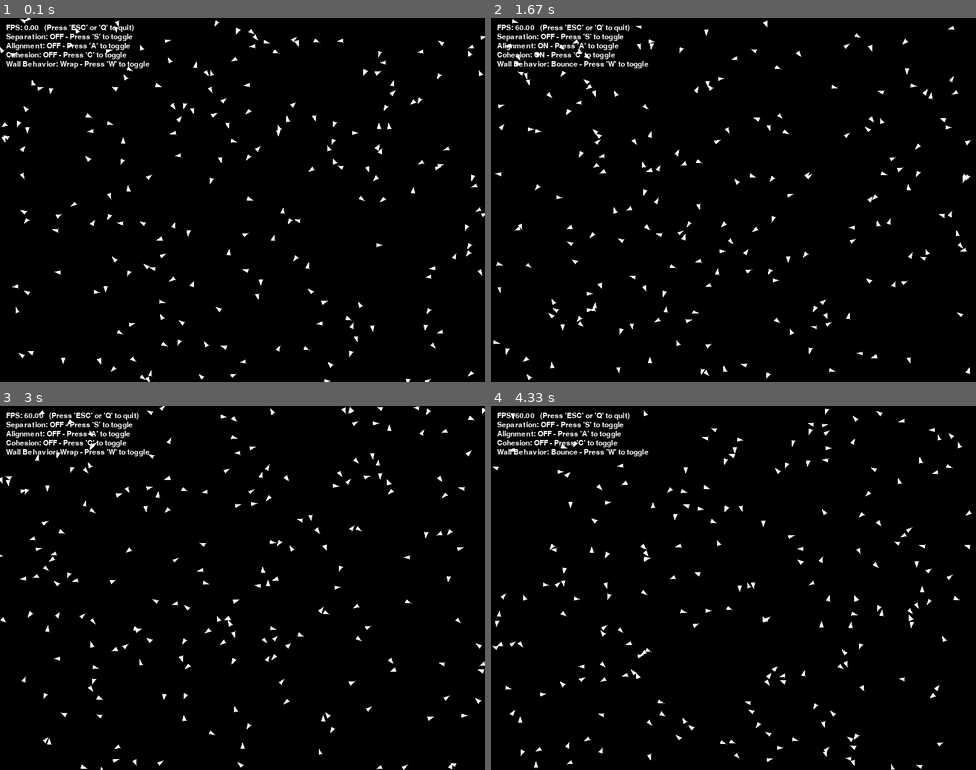
Above: before the commit, frames 1-4 (two rows, left to right).
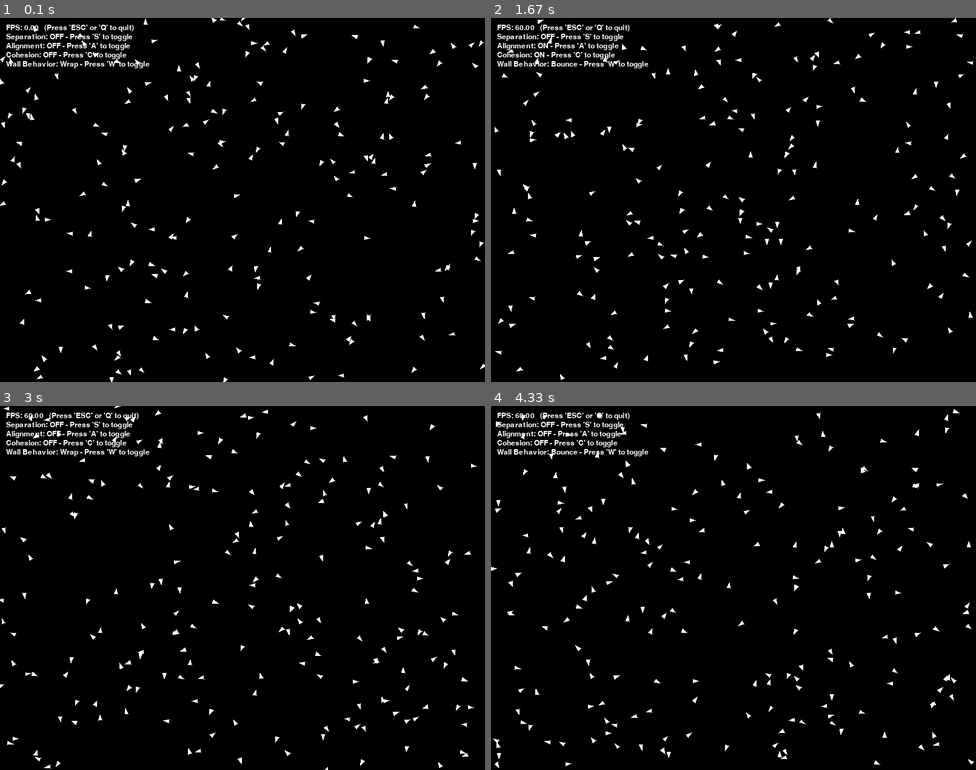
Above: after the commit, the same moments.

Repository: Krishnabansal2006/lab8-pygame
Game: pygame game, started from boids_exam.py
The game is run twice, just before and just after one commit, with the same random seed, the same clock (stepped at 60 frames per second) and the same inputs.
Inputs:
- Up to frame 1 (0.1 s): no input
- Up to frame 2 (1.67 s): tap C at 0.33 s; hold W 0.67-1.13 s; hold A from 1.17 s (still down)
- Up to frame 3 (3 s): release A at 1.7 s; hold S 1.73-2.03 s; tap C at 1.88 s; hold A 2.07-2.47 s; hold W 2.5-2.87 s; hold S from 2.9 s (still down)
- Up to frame 4 (4.33 s): tap C at 3.05, 4.28 s; release S at 3.27 s; hold A 3.3-3.77 s; hold W 3.8-4.1 s; hold A from 4.13 s (still down)

The runs differ from the first frame. In frame 1, 2.9% of the frame differs, in the area x 0-100%, y 0-100%; in frame 2, 2.9%; in frame 3, 2.9%; in frame 4, 3.0%.

Commit message:
q12 - boids: separation

Diff:
--- a/boids_exam.py
+++ b/boids_exam.py
@@ -64,7 +64,16 @@
 
     # TODO: Implement speed clamping to ensure boids don't exceed max speed
     def _clampSpeed(self) -> None:
-        pass
+        """Helper to keep velocity within Config limits."""
+        current_speed = math.hypot(self.vx, self.vy)
+        if current_speed > config.BOID_SPEED_MAX:
+            factor = config.BOID_SPEED_MAX / current_speed
+            self.vx *= factor
+            self.vy *= factor
+        elif current_speed < config.BOID_SPEED_MIN:
+            factor = config.BOID_SPEED_MIN / current_speed
+            self.vx *= factor
+            self.vy *= factor
 
     # TODO: Implement Screen Wrapping
     # Screen wrapping: if a boid goes off one edge of the screen,
@@ -117,6 +126,26 @@
     # Then sum these vectors to get the overall separation steering force.
     def _separation(self, boids: List["Boid"]) -> pygame.Vector2:
         steer: pygame.Vector2 = pygame.Vector2(0, 0)
+        count: int = 0
+
+        for other in boids:
+            if other is self:
+                continue
+
+            # Calculate distance between boids
+            distance = math.hypot(self.x - other.x, self.y - other.y)
+
+            # Check if the other boid is within separation range
+            if 0 < distance < config.SEPARATION_DISTANCE:
+                # Vector pointing away from neighbor
+                diff = pygame.Vector2(self.x - other.x, self.y - other.y)
+                # Weight by inverse distance (stronger push when closer)
+                diff /= distance
+                steer += diff
+                count += 1
+
+        if count > 0:
+            steer /= count # Average the steering force
         return steer
 
     # Alignment: steer toward the average direction of nearby boids:
@@ -138,36 +167,42 @@
         return steer
 
     # TODO: Use _random_steer, _separation, _alignment and _cohesion in update()
-    def update(self, boids: List["Boid"], dt: int) -> None:
-        # dt is in milliseconds, convert to seconds for physics calculations, when applying steering forces
-        # and the speed which are in pixels per second
+    # TODO: Use _random_steer, _separation, _alignment and _cohesion in update()
+    def update(self, boids: List['Boid'], dt: int) -> None:
+        # dt is in milliseconds, convert to seconds for physics calculations
         dt_seconds: float = dt / 1000.0
-        # Now calling the random steering to influence movement before position update[cite: 8, 9]
+
+        # Apply random steering to create natural movement
         self._random_steer()
 
+        # Initialize an empty steering vector
+        steering: pygame.Vector2 = pygame.Vector2(0, 0)
+
+        # Accumulate steering forces based on Config flags
+        if config.SEPARATION_ON:
+            # Steer away from neighbors to avoid crowding
+            steering += self._separation(boids) * config.SEPARATION_STEER_STRENGTH
+
+        if config.ALIGNEMENT_ON:
+            # Steer toward the average heading of neighbors
+            steering += self._alignment(boids) * config.ALIGNEMENT_STEER_STRENGTH
+
+        if config.COHESION_ON:
+            # Steer toward the center of mass of neighbors
+            steering += self._cohesion(boids) * config.COHESION_STEER_STRENGTH
+
+        # Apply the accumulated steering to velocity
+        self.vx += steering.x * dt_seconds
+        self.vy += steering.y * dt_seconds
+
+        # Ensure boid stays within speed limits
+        self._clampSpeed()
+
+        # Update the boid's position based on its velocity
         self.x += self.vx * dt_seconds
         self.y += self.vy * dt_seconds
 
-        # Handle wall behavior
-        if config.WALL_BEHAVIOR == "bounce":
-            self._screen_bounce()
-        else:
-            self._screen_wrap()
-
-        # TODO: Use _random_steer, _separation, _alignment and _cohesion in update()
-        # Explanation:
-        # Use the _separation, _alignment, and _cohesion methods to calculate the steering forces based on nearby boids.
-        # Use the flags in the Config class to determine which behaviors are active
-        # and apply the corresponding steering forces to the boid's velocity
-        # using the defined strengths (*_STEER_STRENGTH) for each behavior.
-
-        self._random_steer()
-
-        # Update the boid's position based on its velocity.
-        self.x += self.vx * dt_seconds
-        self.y += self.vy * dt_seconds
-
-        # Last, handle wall behavior (bounce or wrap)
+        # Handle wall behavior (bounce or wrap)
         if config.WALL_BEHAVIOR == "bounce":
             self._screen_bounce()
         else:
